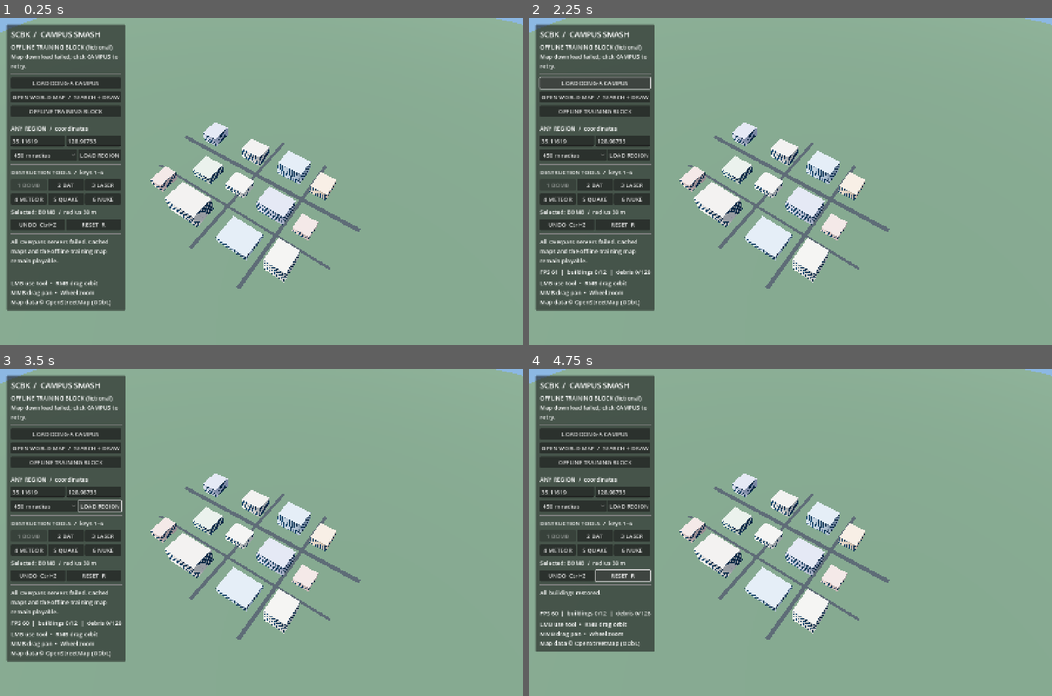
Above: before the commit, frames 1-4 (two rows, left to right).
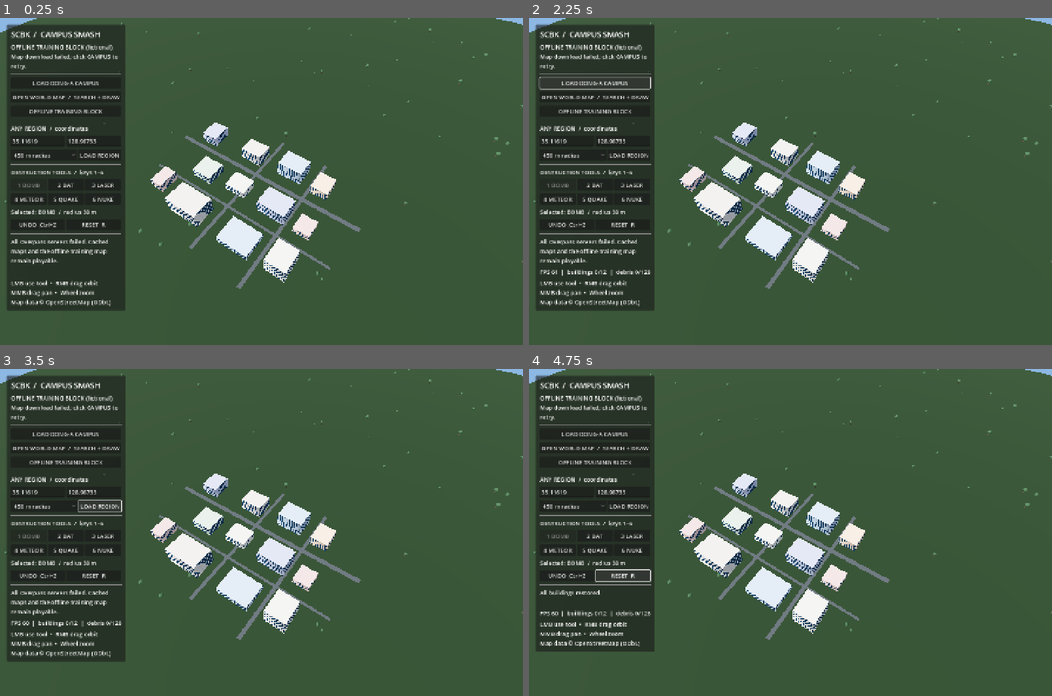
Above: after the commit, the same moments.

Repository: sopo9880/SCBK
Game: Godot game, scene res://scenes/main.tscn
Two runs of this game, one before a commit and one after it. Both use one fixed random seed, a clock stepped at 60 frames per second and the inputs below.
Inputs:
- Up to frame 1 (0.25 s): no input
- Up to frame 2 (2.25 s): click "LOAD DONG-A CAMPUS" at 0.5 s; click "OFFLINE TRAINING BLOCK" at 1.25 s; click "LOAD DONG-A CAMPUS" at 2 s
- Up to frame 3 (3.5 s): click "LOAD REGION" at 2.75 s
- Up to frame 4 (4.75 s): click "UNDO Ctrl+Z" at 3.5 s; click "RESET R" at 4.25 s

The runs differ from the first frame. In frame 1, 87% of the frame differs, in the area x 0-100%, y 0-100%; in frame 2, 86%; in frame 3, 86%; in frame 4, 87%.

Commit message:
feat(v0.2.0): integrate DEM terrain, roads, vegetation and selective damage simulation

Diff:
--- a/scripts/world_builder.gd
+++ b/scripts/world_builder.gd
@@ -1,51 +1,42 @@
 extends Node3D
-## Data-driven 3D region renderer. Ground and roads are static; only hit buildings
-## become Godot rigid bodies. A strict debris budget prevents runaway physics cost.
+## Procedural town renderer + bounded damage simulation.
+## Buildings are stationary, detailed facade meshes until the player damages
+## them; only impacted cells become rigid bodies. Terrain uses DEM where present.
 
 signal building_broken(building: Node3D)
 
 const Building = preload("res://scripts/destructible_building.gd")
-const MAX_DEBRIS := 128
+const Terrain = preload("res://scripts/terrain_surface.gd")
+const MAX_DEBRIS := 160
 const MAX_BUILDINGS := 280
+const MAX_TREES := 160
 
 var buildings: Array[Node3D] = []
 var region_name: String = ""
 var source_label: String = ""
+var region_bounds: Dictionary = {}
 var _buildings_root: Node3D
 var _roads_root: Node3D
-var _ground: StaticBody3D
-var _last_broken: Array[Node3D] = []
+var _trees_root: Node3D
+var _terrain: StaticBody3D
+var _road_data: Array = []
+var _last_damaged: Array[Node3D] = []
+var _night: bool = false
+var _dem_active: bool = false
 
 func _ready() -> void:
+	_terrain = Terrain.new()
+	_terrain.name = "Terrain"
+	add_child(_terrain)
 	_buildings_root = Node3D.new()
 	_buildings_root.name = "Buildings"
 	add_child(_buildings_root)
 	_roads_root = Node3D.new()
 	_roads_root.name = "Roads"
 	add_child(_roads_root)
-	_make_ground()
-
-func _make_ground() -> void:
-	_ground = StaticBody3D.new()
-	_ground.name = "Ground"
-	_ground.collision_layer = 1
-	_ground.collision_mask = 1
-	_ground.position.y = -1.3
-	var visual := MeshInstance3D.new()
-	var slab := BoxMesh.new()
-	slab.size = Vector3(2200, 2.4, 2200)
-	visual.mesh = slab
-	var mat := StandardMaterial3D.new()
-	mat.albedo_color = Color(0.34, 0.44, 0.35)
-	mat.roughness = 0.94
-	visual.material_override = mat
-	_ground.add_child(visual)
-	var solid := CollisionShape3D.new()
-	var box := BoxShape3D.new()
-	box.size = slab.size
-	solid.shape = box
-	_ground.add_child(solid)
-	add_child(_ground)
+	_trees_root = Node3D.new()
+	_trees_root.name = "Vegetation"
+	add_child(_trees_root)
 
 func load_region(region: Dictionary, source: String) -> int:
 	for old in buildings:
@@ -53,11 +44,16 @@
 			old.remove_from_group("scbk_buildings")
 			old.queue_free()
 	buildings.clear()
-	_last_broken.clear()
+	_last_damaged.clear()
 	for road in _roads_root.get_children():
 		road.queue_free()
+	for tree in _trees_root.get_children():
+		tree.queue_free()
 	region_name = str(region.get("label", "Unnamed region"))
 	source_label = source
+	region_bounds = region.get("bounds", {})
+	_terrain.reset_plane(region_bounds)
+	_dem_active = false
 	var entries: Array = region.get("buildings", [])
 	for entry in entries:
 		if not entry is Dictionary:
@@ -68,21 +64,62 @@
 		var obj: Node3D = Building.new()
 		_buildings_root.add_child(obj)
 		obj.configure(entry)
+		obj.set_ground_height(_terrain.height_at(obj.position.x, obj.position.z))
+		obj.set_night(_night)
 		obj.building_broken.connect(_on_building_broken)
 		buildings.append(obj)
 		if buildings.size() >= MAX_BUILDINGS:
 			break
-	_build_roads(region.get("roads", []))
+	_road_data = region.get("roads", [])
+	_build_roads(_road_data)
+	_build_vegetation(region)
 	return buildings.size()
 
-func _push_tri(surface: SurfaceTool, a: Vector3, b: Vector3, c: Vector3) -> void:
-	surface.add_vertex(a)
-	surface.add_vertex(b)
-	surface.add_vertex(c)
+func terrain_height_at(x: float, z: float) -> float:
+	return _terrain.height_at(x, z)
+
+func has_dem() -> bool:
+	return _dem_active
+
+func apply_dem(samples: PackedFloat32Array, width: int, depth: int) -> void:
+	if not _terrain.apply_dem(samples, width, depth):
+		return
+	_dem_active = true
+	for building in buildings:
+		if is_instance_valid(building):
+			building.set_ground_height(_terrain.height_at(building.position.x, building.position.z))
+	for road in _roads_root.get_children():
+		road.queue_free()
+	_build_roads(_road_data)
+	for plant in _trees_root.get_children():
+		plant.queue_free()
+	_build_vegetation({"center_lat": float(region_bounds.get("south", 0.0)), "center_lon": float(region_bounds.get("west", 0.0))})
+
+func crater_at(point: Vector3, radius: float, depth: float) -> void:
+	_terrain.crater_at(point, radius, depth)
+
+func reset_terrain() -> void:
+	_terrain.restore()
+	for road in _roads_root.get_children():
+		road.queue_free()
+	_build_roads(_road_data)
+
+func set_night(enabled: bool) -> void:
+	_night = enabled
+	for building in buildings:
+		building.set_night(enabled)
+
+func _push_tri(tool: SurfaceTool, a: Vector3, b: Vector3, c: Vector3) -> void:
+	tool.set_uv(Vector2(a.x, a.z) / 18.0)
+	tool.add_vertex(a)
+	tool.set_uv(Vector2(b.x, b.z) / 18.0)
+	tool.add_vertex(b)
+	tool.set_uv(Vector2(c.x, c.z) / 18.0)
+	tool.add_vertex(c)
 
 func _build_roads(records: Array) -> void:
-	var surface := SurfaceTool.new()
-	surface.begin(Mesh.PRIMITIVE_TRIANGLES)
+	var tool := SurfaceTool.new()
+	tool.begin(Mesh.PRIMITIVE_TRIANGLES)
 	var triangles: int = 0
 	for record in records:
 		if not record is Dictionary:
@@ -90,30 +127,103 @@
 		var width: float = clampf(float(record.get("width", 4.0)), 1.2, 14.0)
 		var path: Array = record.get("path", [])
 		for i in range(path.size() - 1):
+			if not path[i] is Array or not path[i + 1] is Array:
+				continue
 			var a := Vector2(float(path[i][0]), float(path[i][1]))
 			var b := Vector2(float(path[i + 1][0]), float(path[i + 1][1]))
 			var diff: Vector2 = b - a
-			if diff.length() < 0.1 or diff.length() > 700.0:
+			var length: float = diff.length()
+			if length < 0.1 or length > 1600.0:
 				continue
 			var side: Vector2 = Vector2(-diff.y, diff.x).normalized() * width * 0.5
-			var v0 := Vector3(a.x + side.x, 0.035, a.y + side.y)
-			var v1 := Vector3(a.x - side.x, 0.035, a.y - side.y)
-			var v2 := Vector3(b.x + side.x, 0.035, b.y + side.y)
-			var v3 := Vector3(b.x - side.x, 0.035, b.y - side.y)
-			_push_tri(surface, v0, v1, v2)
-			_push_tri(surface, v1, v3, v2)
-			triangles += 2
-	if triangles <= 0:
+			var steps: int = clampi(int(ceil(length / 25.0)), 1, 48)
+			for step_index in range(steps):
+				var u: Vector2 = a.lerp(b, float(step_index) / float(steps))
+				var v: Vector2 = a.lerp(b, float(step_index + 1) / float(steps))
+				var ua := Vector3(u.x + side.x, _terrain.height_at(u.x + side.x, u.y + side.y) + 0.24, u.y + side.y)
+				var ub := Vector3(u.x - side.x, _terrain.height_at(u.x - side.x, u.y - side.y) + 0.24, u.y - side.y)
+				var va := Vector3(v.x + side.x, _terrain.height_at(v.x + side.x, v.y + side.y) + 0.24, v.y + side.y)
+				var vb := Vector3(v.x - side.x, _terrain.height_at(v.x - side.x, v.y - side.y) + 0.24, v.y - side.y)
+				_push_tri(tool, ua, ub, va)
+				_push_tri(tool, ub, vb, va)
+				triangles += 2
+	if triangles == 0:
 		return
-	surface.generate_normals()
-	var road_mesh := MeshInstance3D.new()
-	road_mesh.mesh = surface.commit()
-	var material := StandardMaterial3D.new()
-	material.albedo_color = Color(0.23, 0.26, 0.28)
-	material.roughness = 0.96
-	material.cull_mode = BaseMaterial3D.CULL_DISABLED
-	road_mesh.material_override = material
-	_roads_root.add_child(road_mesh)
+	tool.generate_normals()
+	var mesh := MeshInstance3D.new()
+	mesh.mesh = tool.commit()
+	var mat := StandardMaterial3D.new()
+	mat.albedo_color = Color(0.28, 0.30, 0.31)
+	mat.roughness = 0.94
+	mat.cull_mode = BaseMaterial3D.CULL_DISABLED
+	mesh.material_override = mat
+	mesh.cast_shadow = GeometryInstance3D.SHADOW_CASTING_SETTING_OFF
+	_roads_root.add_child(mesh)
+
+func _tree_clear(pos: Vector2) -> bool:
+	for building in buildings:
+		if not is_instance_valid(building):
+			continue
+		if Vector2(building.position.x, building.position.z).distance_squared_to(pos) > 11000.0:
+			continue
+		var local: Vector2 = pos - Vector2(building.position.x, building.position.z)
+		if Geometry2D.is_point_in_polygon(local, building.footprint):
+			return false
+	return true
+
+func _build_vegetation(region: Dictionary) -> void:
+	var rng := RandomNumberGenerator.new()
+	rng.seed = int(absf(float(region.get("center_lat", 35.11619))) * 10000.0) * 31 + int(absf(float(region.get("center_lon", 128.96733))) * 10000.0)
+	var positions: Array[Vector3] = []
+	for attempt in range(MAX_TREES * 3):
+		if positions.size() >= MAX_TREES:
+			break
+		var x: float = rng.randf_range(-_terrain.extent.x * 0.46, _terrain.extent.x * 0.46)
+		var z: float = rng.randf_range(-_terrain.extent.y * 0.46, _terrain.extent.y * 0.46)
+		if not _tree_clear(Vector2(x, z)):
+			continue
+		positions.append(Vector3(x, _terrain.height_at(x, z), z))
+	if positions.is_empty():
+		return
+	var trunks := MultiMesh.new()
+	trunks.transform_format = MultiMesh.TRANSFORM_3D
+	var trunk_mesh := CylinderMesh.new()
+	trunk_mesh.top_radius = 0.34
+	trunk_mesh.bottom_radius = 0.46
+	trunk_mesh.height = 5.2
+	trunk_mesh.radial_segments = 5
+	var bark := StandardMaterial3D.new()
+	bark.albedo_color = Color(0.32, 0.25, 0.19)
+	trunk_mesh.material = bark
+	trunks.mesh = trunk_mesh
+	trunks.instance_count = positions.size()
+	var crowns := MultiMesh.new()
+	crowns.transform_format = MultiMesh.TRANSFORM_3D
+	var crown_mesh := SphereMesh.new()
+	crown_mesh.radius = 3.5
+	crown_mesh.height = 6.0
+	crown_mesh.radial_segments = 7
+	crown_mesh.rings = 4
+	var green := StandardMaterial3D.new()
+	green.albedo_color = Color(0.24, 0.36, 0.24)
+	green.roughness = 0.97
+	crown_mesh.material = green
+	crowns.mesh = crown_mesh
+	crowns.instance_count = positions.size()
+	for i in range(positions.size()):
+		var scale_factor: float = rng.randf_range(0.68, 1.40)
+		var trunk_pos: Vector3 = positions[i] + Vector3(0, 2.6 * scale_factor, 0)
+		var crown_pos: Vector3 = positions[i] + Vector3(0, 7.0 * scale_factor, 0)
+		trunks.set_instance_transform(i, Transform3D(Basis().scaled(Vector3(scale_factor, scale_factor, scale_factor)), trunk_pos))
+		crowns.set_instance_transform(i, Transform3D(Basis().scaled(Vector3(scale_factor, scale_factor, scale_factor)), crown_pos))
+	var stems := MultiMeshInstance3D.new()
+	stems.multimesh = trunks
+	stems.cast_shadow = GeometryInstance3D.SHADOW_CASTING_SETTING_OFF
+	_trees_root.add_child(stems)
+	var foliage := MultiMeshInstance3D.new()
+	foliage.multimesh = crowns
+	foliage.cast_shadow = GeometryInstance3D.SHADOW_CASTING_SETTING_OFF
+	_trees_root.add_child(foliage)
 
 func _on_building_broken(building: Node3D) -> void:
 	building_broken.emit(building)
@@ -121,57 +231,79 @@
 func debris_count() -> int:
 	var total: int = 0
 	for building in buildings:
-		for child in building.get_children():
-			if child is RigidBody3D and not child.is_queued_for_deletion():
-				total += 1
+		if is_instance_valid(building):
+			total += building.active_debris_count()
 	return total
 
 func destroyed_count() -> int:
 	var total: int = 0
 	for building in buildings:
-		if building.broken:
+		if is_instance_valid(building) and building.damage_fraction() >= 0.98:
 			total += 1
 	return total
 
-func strike_building(building: Node3D, point: Vector3, impulse: float) -> Array[Node3D]:
-	var affected: Array[Node3D] = []
-	if not is_instance_valid(building) or building.broken:
-		return affected
-	var budget: int = maxi(0, MAX_DEBRIS - debris_count())
-	if building.shatter(point, impulse, budget):
-		affected.append(building)
-		_last_broken = affected
-	return affected
-
-func strike_radius(point: Vector3, radius: float, impulse: float) -> Array[Node3D]:
-	var affected: Array[Node3D] = []
-	var remaining: int = maxi(0, MAX_DEBRIS - debris_count())
-	for building in buildings:
-		if building.broken:
+func _budget() -> int:
+	var available: int = MAX_DEBRIS - debris_count()
+	if available < 8:
+		for building in buildings:
+			available += building.retire_sleeping_debris(8 - available)
+			if available >= 8:
+				break
+	return maxi(0, available)
+
+func strike_building(building: Node3D, point: Vector3, impulse: float) -> Dictionary:
+	if not is_instance_valid(building):
+		return {"buildings": 0, "pieces": 0}
+	var remaining: int = _budget()
+	var pieces: int = building.damage_at(point, 10.0, impulse, Vector3.ZERO, remaining, 5)
+	_last_damaged = [building] if pieces > 0 else []
+	return {"buildings": 1 if pieces > 0 else 0, "pieces": pieces}
+
+func strike_debris(piece: RigidBody3D, point: Vector3, impulse: float) -> Dictionary:
+	if not is_instance_valid(piece) or not piece.has_meta("scbk_building"):
+		return {"buildings": 0, "pieces": 0}
+	var building: Node3D = piece.get_meta("scbk_building")
+	if not is_instance_valid(building):
+		return {"buildings": 0, "pieces": 0}
+	var gained: int = building.hit_debris(piece, point, impulse, _budget())
+	return {"buildings": 0, "pieces": gained}
+
+func strike_radius(point: Vector3, radius: float, impulse: float, direction: Vector3 = Vector3.ZERO, per_building: int = 10) -> Dictionary:
+	var nearby: Array[Dictionary] = []
+	for building in buildings:
+		if not is_instance_valid(building) or building.broken:
 			continue
 		var distance: float = Vector2(building.global_position.x - point.x, building.global_position.z - point.z).length()
-		var footprint_radius: float = building.bounds.size.length() * 0.30
-		if distance > radius + footprint_radius:
-			continue
-		var falloff: float = clampf(1.0 - distance / maxf(radius, 1.0), 0.25, 1.0)
-		var allotment: int = mini(8, remaining)
-		if building.shatter(point, impulse * falloff, allotment):
-			remaining -= allotment
-			affected.append(building)
-	_last_broken = affected
-	return affected
+		if distance <= radius + building.bounds.size.length() * 0.5:
+			nearby.append({"building": building, "distance": distance})
+	nearby.sort_custom(func(a: Dictionary, b: Dictionary) -> bool: return float(a["distance"]) < float(b["distance"]))
+	var fragments: int = 0
+	var touched: Array[Node3D] = []
+	var remaining: int = _budget()
+	for item in nearby:
+		if remaining <= 0:
+			break
+		var building: Node3D = item["building"]
+		var count: int = building.damage_at(point, radius, impulse, direction, remaining, per_building)
+		if count > 0:
+			touched.append(building)
+			fragments += count
+			remaining -= count
+	_last_damaged = touched
+	return {"buildings": touched.size(), "pieces": fragments}
 
 func undo_last() -> int:
-	var count: int = 0
-	for building in _last_broken:
-		if is_instance_valid(building) and building.broken:
+	var total: int = 0
+	for building in _last_damaged:
+		if is_instance_valid(building):
 			building.reset_building()
-			count += 1
-	_last_broken.clear()
-	return count
+			total += 1
+	_last_damaged.clear()
+	return total
 
 func reset_all() -> void:
 	for building in buildings:
-		if building.broken:
+		if is_instance_valid(building):
 			building.reset_building()
-	_last_broken.clear()
+	_last_damaged.clear()
+	reset_terrain()
